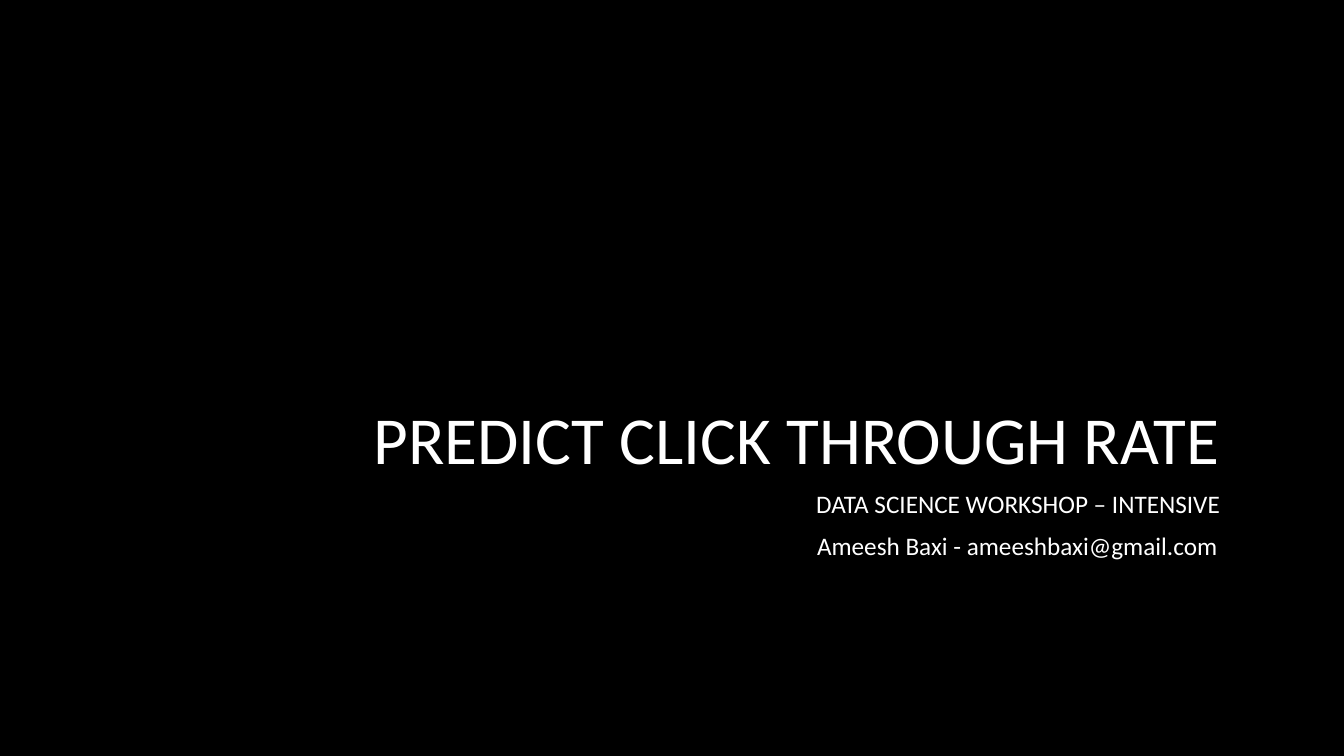
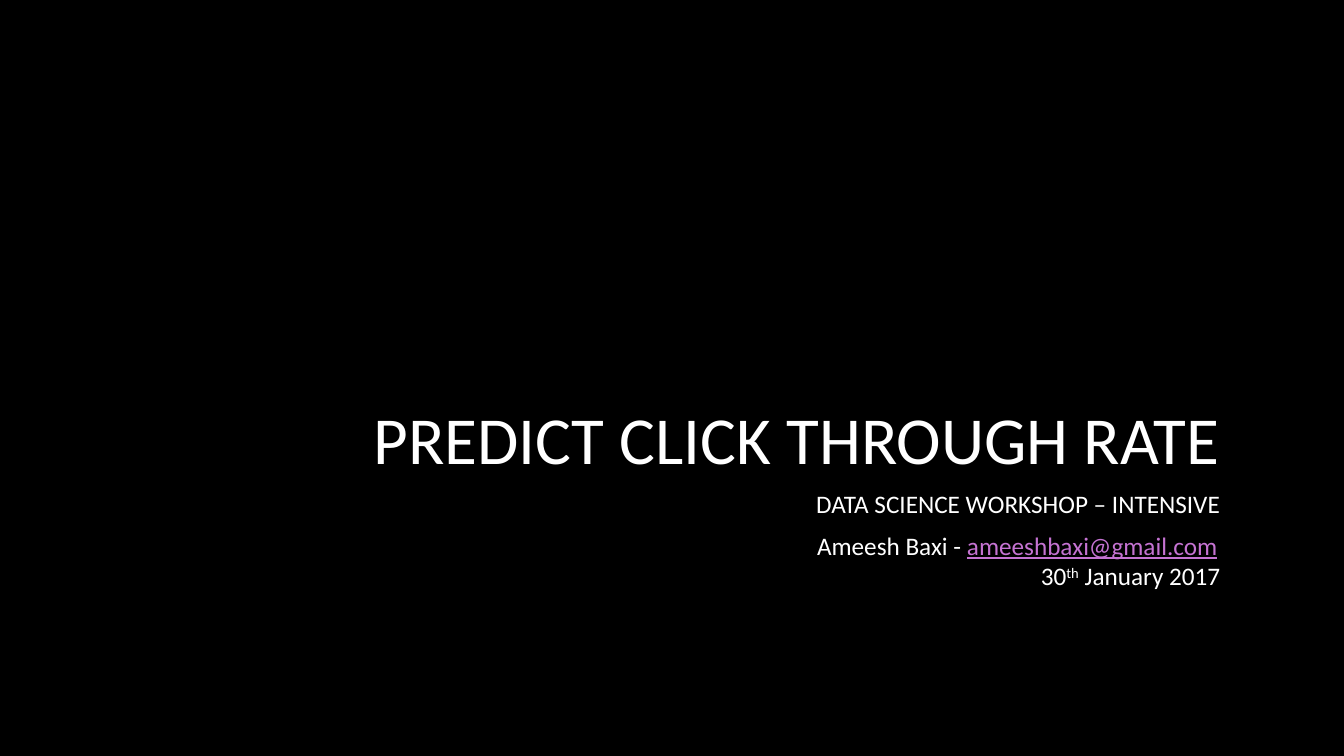
Before and after one commit to ameeshbaxi/data_science_workshop, a slide deck: slide 1 of capstone_project/slides/predict_ctr_abaxi.pptx. Drawn at 1344x756 pixels with LibreOffice and Linux fonts; fonts in the diff are those of the drawing; background and template pictures are left out. Boxes give left, top, right and bottom in pixels: in the first picture for what was removed or moved away, otherwise in the second. Text is boxed around its words. In the diff, an @@ line names an element or a change of style, - is before the commit and + after.

```diff
--- a/capstone_project/slides/predict_ctr_abaxi.pptx
+++ b/capstone_project/slides/predict_ctr_abaxi.pptx
@@ text at <box>817,537,1217,560</box>: text colour #FFFFFF to #C573D2, underline on in "ameeshbaxi@gmail.com" @@
@@ text at <box>1085,568,1220,589</box>: paragraph added @@
+30th January 2017
```
Also in this commit, not shown: 14 other slides changed, 2 slides added, 1 other file.
